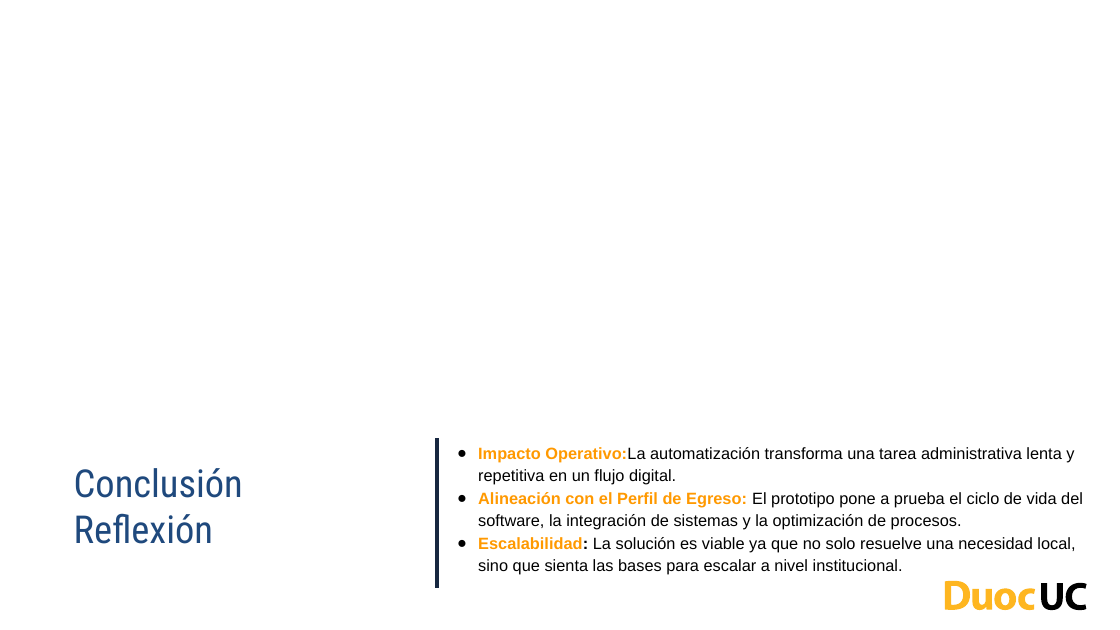
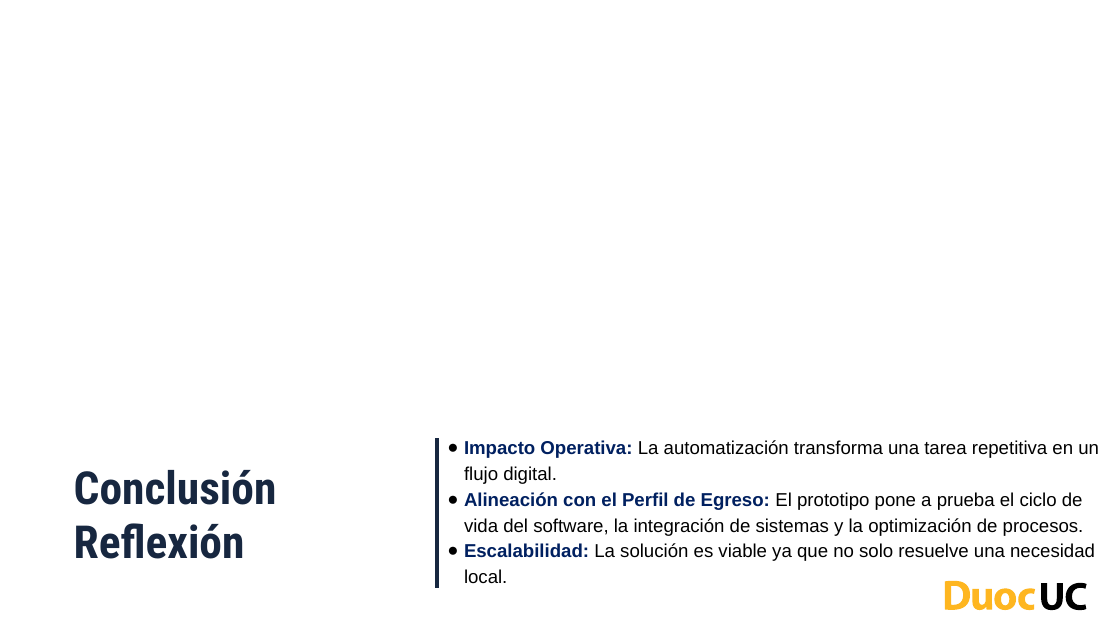
Before and after one commit to JoselynPinoDiaz/SB_Mallen_002D_RPA, a slide deck: slide 22 of Fase 1/Evidencias Grupales/Presentación Proyecto 01.pptx. Drawn at 1120x630 pixels with LibreOffice and Linux fonts; fonts in the diff are those of the drawing; background and template pictures are left out. Boxes give left, top, right and bottom in pixels: in the first picture for what was removed or moved away, otherwise in the second. Text is boxed around its words. In the diff, an @@ line names an element or a change of style, - is before the commit and + after.

```diff
--- a/Fase 1/Evidencias Grupales/Presentación Proyecto 01.pptx
+++ b/Fase 1/Evidencias Grupales/Presentación Proyecto 01.pptx
@@ text "Impacto Operativa: La automatización transforma ...": place and size @@
-text "Impacto Operativa: La automatización transforma ..." at [478,447,1083,575]
+text "Impacto Operativa: La automatización transforma ..." at [464,440,1099,583]
@@ text at [464,440,1099,484]: text changed; size 14 to 16 pt @@
-● Impacto Operativo:La automatización transforma una tarea administrativa lenta y repetitiva en un flujo digital.
+● Impacto Operativa: La automatización transforma una tarea repetitiva en un flujo digital.
@@ title "Conclusión" at [74,470,277,559]: size 33 to 39 pt, text colour #1F497D to #172740, bold on @@
@@ text at [464,492,1084,536]: size 14 to 16 pt in "Alineación con el Perfil de Egreso: El ..."; text colour #FF9900 to #002060 in "Alineación con el Perfil de Egreso:"; indent changed @@
@@ text at [464,543,1095,583]: text changed; size 14 to 16 pt @@
-● Escalabilidad: La solución es viable ya que no solo resuelve una necesidad local, sino que sienta las bases para escalar a nivel institucional.
+● Escalabilidad: La solución es viable ya que no solo resuelve una necesidad local.
```
Also in this commit, not shown: 18 other slides changed.
